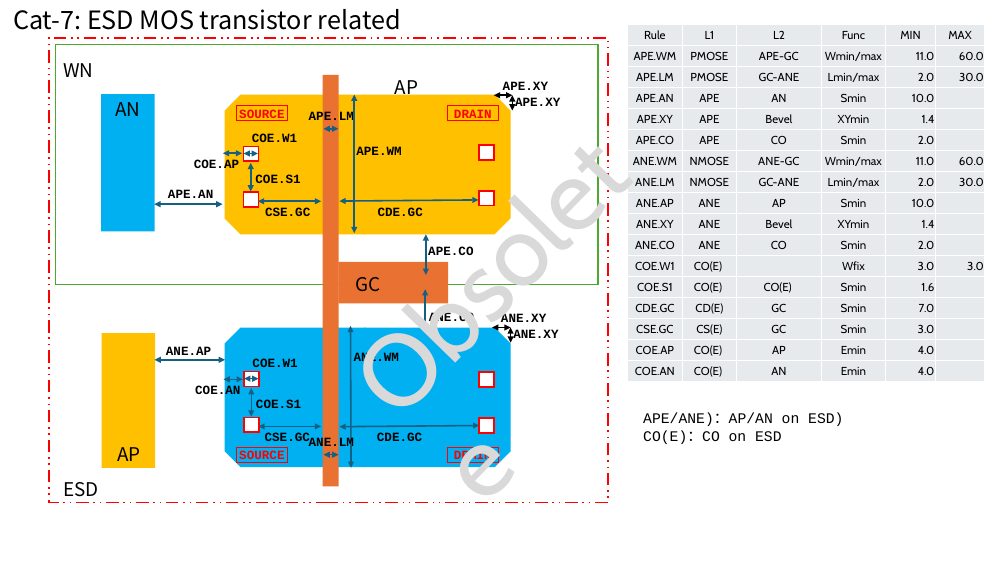
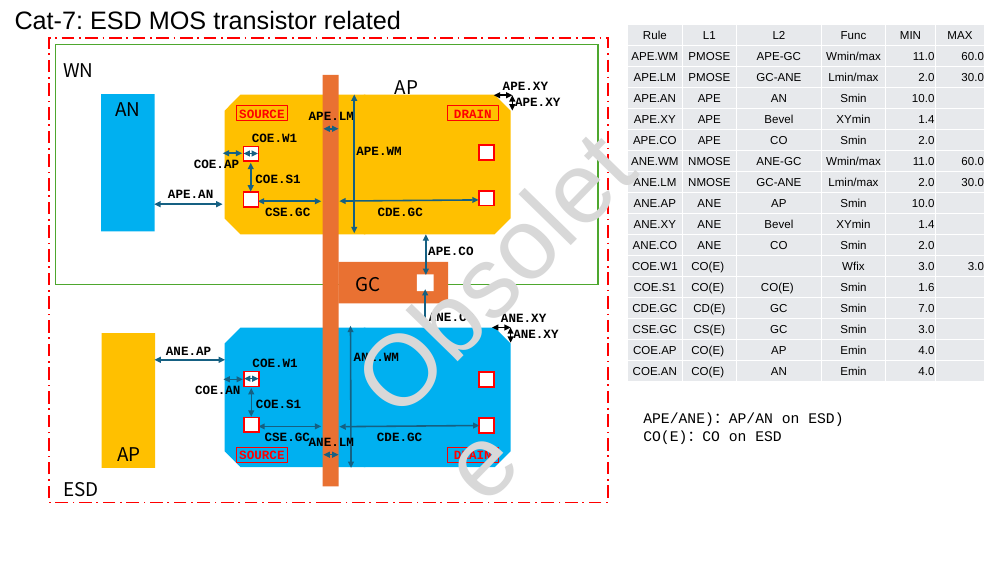
Before and after one commit to OpenSUSI/TR-1um, a slide deck: slide 58 of Document/TR-1um_DRC_summary.pptx. Drawn at 1008x567 pixels with LibreOffice and Linux fonts; fonts in the diff are those of the drawing; background and template pictures are left out. Boxes give left, top, right and bottom in pixels: in the first picture for what was removed or moved away, otherwise in the second. Text is boxed around its words. In the diff, an @@ line names an element or a change of style, - is before the commit and + after.

```diff
--- a/Document/TR-1um_DRC_summary.pptx
+++ b/Document/TR-1um_DRC_summary.pptx
@@ text "Cat-7: ESD MOS transistor related" at [15,10,401,30]: font Noto Sans CJK JP to Arial @@
@@ table at [628,25,984,382] @@
@@ fill #E8EAED to #E7E9EC in 102 cells @@
@@ font Cabin to Arial @@
@@ text "Obsolete" at [319,68,692,446]: font Cabin to Arial, text colour #D9D9D9 to #D8D8D8 @@
@@ snip same rect at [364,95,511,235]: mirrored; rotation 270 to 90 degrees @@
@@ rectangle added at [417,274,433,291], fill #FFFFFF @@
@@ snip same rect at [364,328,511,468]: mirrored; rotation 270 to 90 degrees @@
```
Also in this commit, not shown: 58 other slides changed, 14 other files.
